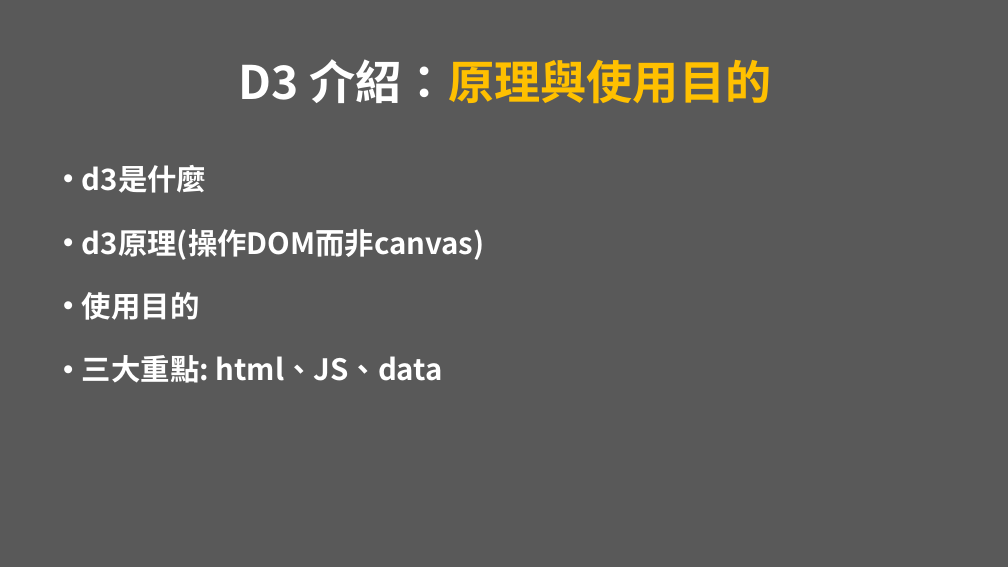
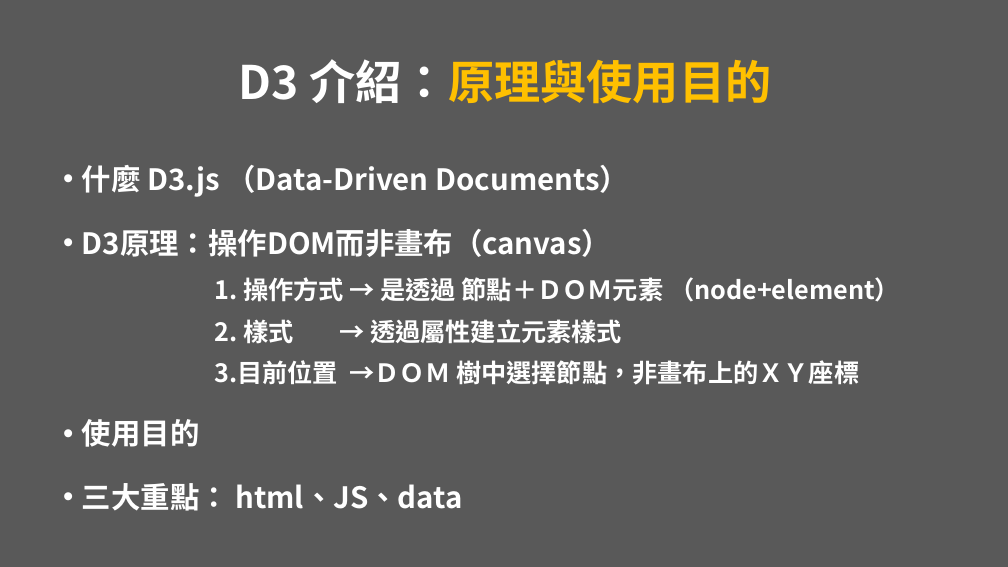
Before and after one commit to vezona/D3.js_Demo, a slide deck: slide 4 of PPT/D3.js presentation.pptx. Drawn at 1008x567 pixels with LibreOffice and Linux fonts; fonts in the diff are those of the drawing. Boxes give left, top, right and bottom in pixels: in the first picture for what was removed or moved away, otherwise in the second. Text is boxed around its words. In the diff, an @@ line names an element or a change of style, - is before the commit and + after.

```diff
--- a/PPT/D3.js presentation.pptx
+++ b/PPT/D3.js presentation.pptx
@@ text at <box>82,165,900,385</box>: text changed; size 28 to 24 pt @@
-• d3是什麼
-• d3原理(操作DOM而非canvas)
+• 什麼 D3.js （Data-Driven Documents）
+• D3原理：操作DOM而非畫布（canvas）
+1. 操作方式 → 是透過 節點＋ＤＯＭ元素 （node+element）
+2. 樣式 → 透過屬性建立元素樣式
+3.目前位置 →ＤＯＭ 樹中選擇節點，非畫布上的ＸＹ座標
@@ text at <box>82,483,462,511</box>: text changed @@
-• 三大重點: html、JS、data
+• 三大重點： html、JS、data
```
Also in this commit, not shown: 26 other slides changed, 5 slides added, 4 slides removed, 17 other files.
